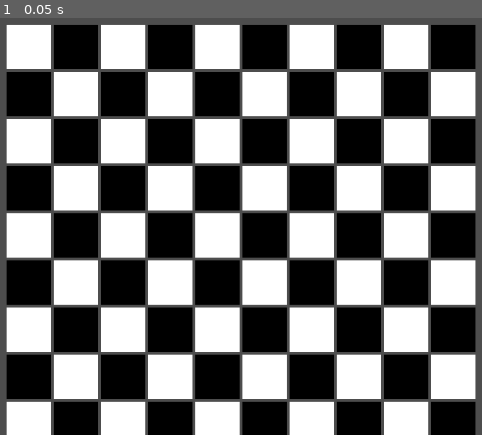
Above: before the commit, frame 1.
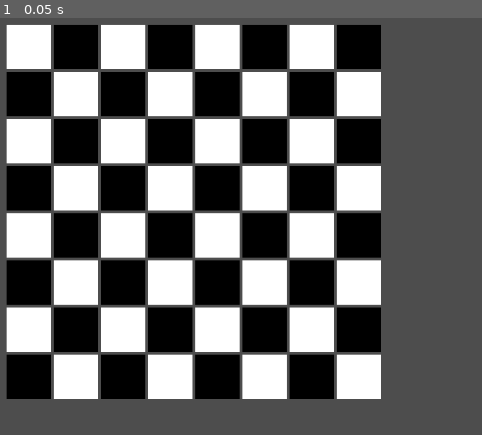
Above: after the commit, the same moment.

Repository: BenjoC/Chess-Board
Game: Godot game, scene res://Scenes/board.tscn
Two runs of this game, one before a commit and one after it. Both use one fixed random seed, a clock stepped at 60 frames per second and the inputs below.
Inputs:
- Up to frame 1 (0.05 s): no input

The runs differ from the first frame. In frame 1, 23% of the frame differs, in the area x 1-99%, y 1-100%.

Commit message:
Minor changes adding basic pawn

Diff:
--- a/Scenes/board.tscn
+++ b/Scenes/board.tscn
@@ -33,4 +33,3 @@
 offset_bottom = 96.0
 columns = 8
 script = ExtResource("1_ntotv")
-GRID_COLUMNS = 10
--- a/Scenes/grid_container_Rectangle.gd
+++ b/Scenes/grid_container_Rectangle.gd
@@ -1,7 +1,7 @@
 extends GridContainer
 
-@export var GRID_COLUMNS := 5
-@export var GRID_ROWS := 10
+@export var GRID_COLUMNS := 8
+@export var GRID_ROWS := 8
 @export var TILE_SIZE := Vector2(64, 64)
 @export var colour_a: Color = Color.BLACK
 @export var colour_b: Color = Color.WHITE
--- /dev/null
+++ b/pawn.tscn
@@ -0,0 +1,3 @@
+[gd_scene format=3 uid="uid://6tpcwj8cy6am"]
+
+[node name="Node2D" type="Node2D"]
--- /dev/null
+++ b/unit.gd
@@ -0,0 +1,18 @@
+extends Node2D
+
+@export var grid_position: Vector2i = Vector2i(0, 0)
+@export var tile_size: int = 64
+
+var is_selected := false
+
+func _ready():
+	snap_to_grid()
+
+func snap_to_grid():
+	position = Vector2(grid_position.x * tile_size, grid_position.y * tile_size)
+
+func _on_area_2d_input_event(viewport, event, shape_idx):
+	if event is InputEventMouseButton and event.pressed:
+		if event.button_index == MOUSE_BUTTON_LEFT:
+			is_selected = !is_selected
+			print("Unit at ", grid_position, " selected" if is_selected else " deselected")
--- /dev/null
+++ b/unit.tscn
@@ -0,0 +1,20 @@
+[gd_scene load_steps=4 format=3 uid="uid://can1mrbaiudsn"]
+
+[ext_resource type="Script" path="res://unit.gd" id="1_v5u5o"]
+[ext_resource type="Texture2D" uid="uid://7gp8vom3xlut" path="res://Assets/pawn.png" id="2_yvwiv"]
+
+[sub_resource type="RectangleShape2D" id="RectangleShape2D_4an2r"]
+size = Vector2(64, 64)
+
+[node name="unit" type="Node2D"]
+script = ExtResource("1_v5u5o")
+
+[node name="Sprite2D" type="Sprite2D" parent="."]
+position = Vector2(142.75, 144)
+scale = Vector2(0.156738, 0.146484)
+texture = ExtResource("2_yvwiv")
+
+[node name="Area2D" type="Area2D" parent="."]
+
+[node name="CollisionShape2D" type="CollisionShape2D" parent="Area2D"]
+shape = SubResource("RectangleShape2D_4an2r")
Binary file added: Assets/pawn.png
Not shown, added: Assets/pawn.png.import
